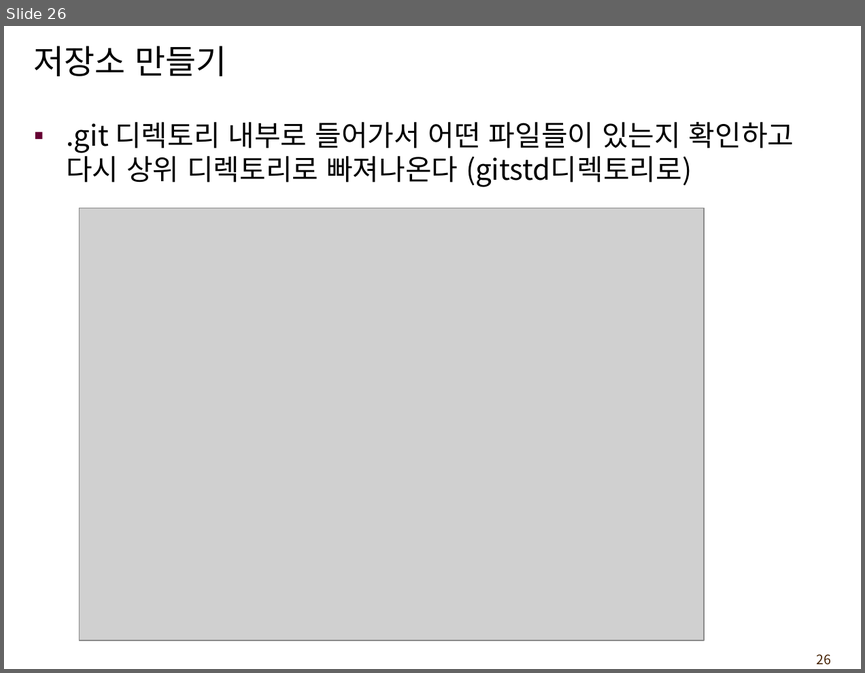
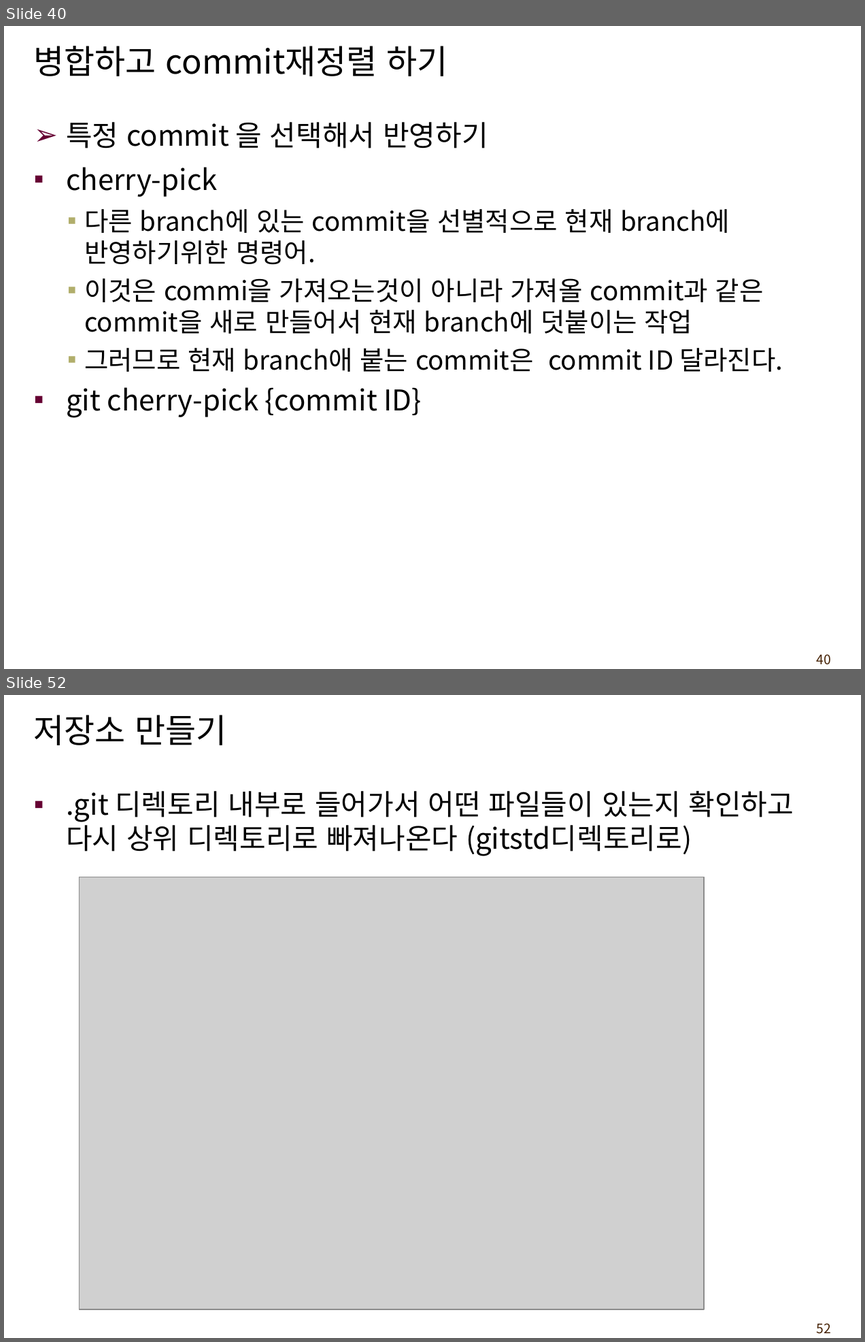
Before and after one commit to leejaegook/lecture_git, a slide deck: gitTeachingMaterial.ppt. Shown one above the other, each under a label of ours: slide 26 before the commit, slides 40 and 52 after it; the slides between them are not shown. The pictures are 865x673 and 865x1342 pixels, drawn with LibreOffice and Linux fonts; fonts in the diff are those of the drawing; grey boxes stand for pictures; background and template pictures are left out. Boxes give left, top, right and bottom in pixels: in the first picture for what was removed or moved away, otherwise in the second. Text is boxed around its words. In the diff, an @@ line names an element or a change of style, - is before the commit and + after.

Commit message:
lecture text modify

```diff
--- a/gitTeachingMaterial.ppt
+++ b/gitTeachingMaterial.ppt
@@ slide 40 added at box(4, 26, 861, 669), background #FFFFFF; not listed: 1 template element that a slide beside it also shows @@
@@ title added at box(34, 46, 447, 76), 28 pt, text #000000 @@
+병합하고 commit재정렬 하기
@@ text added at box(66, 122, 783, 418), 22 pt, text #000000 @@
+➢ 특정 commit 을 선택해서 반영하기
+▪ cherry-pick
+  ▪ 다른 branch에 있는 commit을 선별적으로 현재 branch에 반영하기위한 명령어.
+  ▪ 이것은 commi을 가져오는것이 아니라 가져올 commit과 같은 commit을 새로 만들어서 현재 branch에 덧붙이는 작업
+  ▪ 그러므로 현재 branch애 붙는 commit은 commit ID 달라진다.
+▪ git cherry-pick {commit ID}
@@ what was slide 26 is now slide 52 @@
@@ page number at box(817, 1323, 831, 1334): text changed @@
-26
+52
```
Also in this commit, not shown: 38 slides changed, 25 other slides added.
